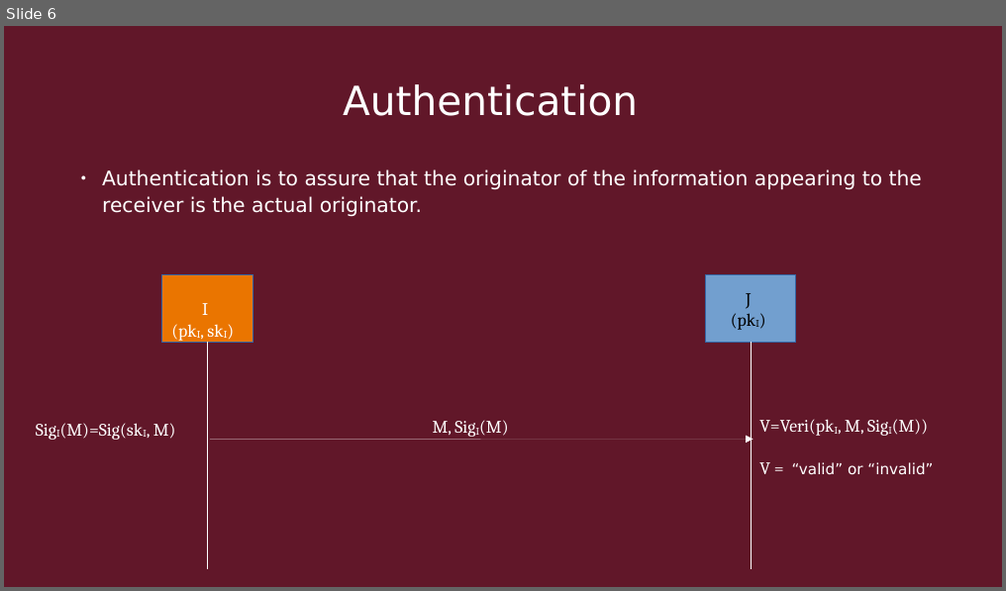
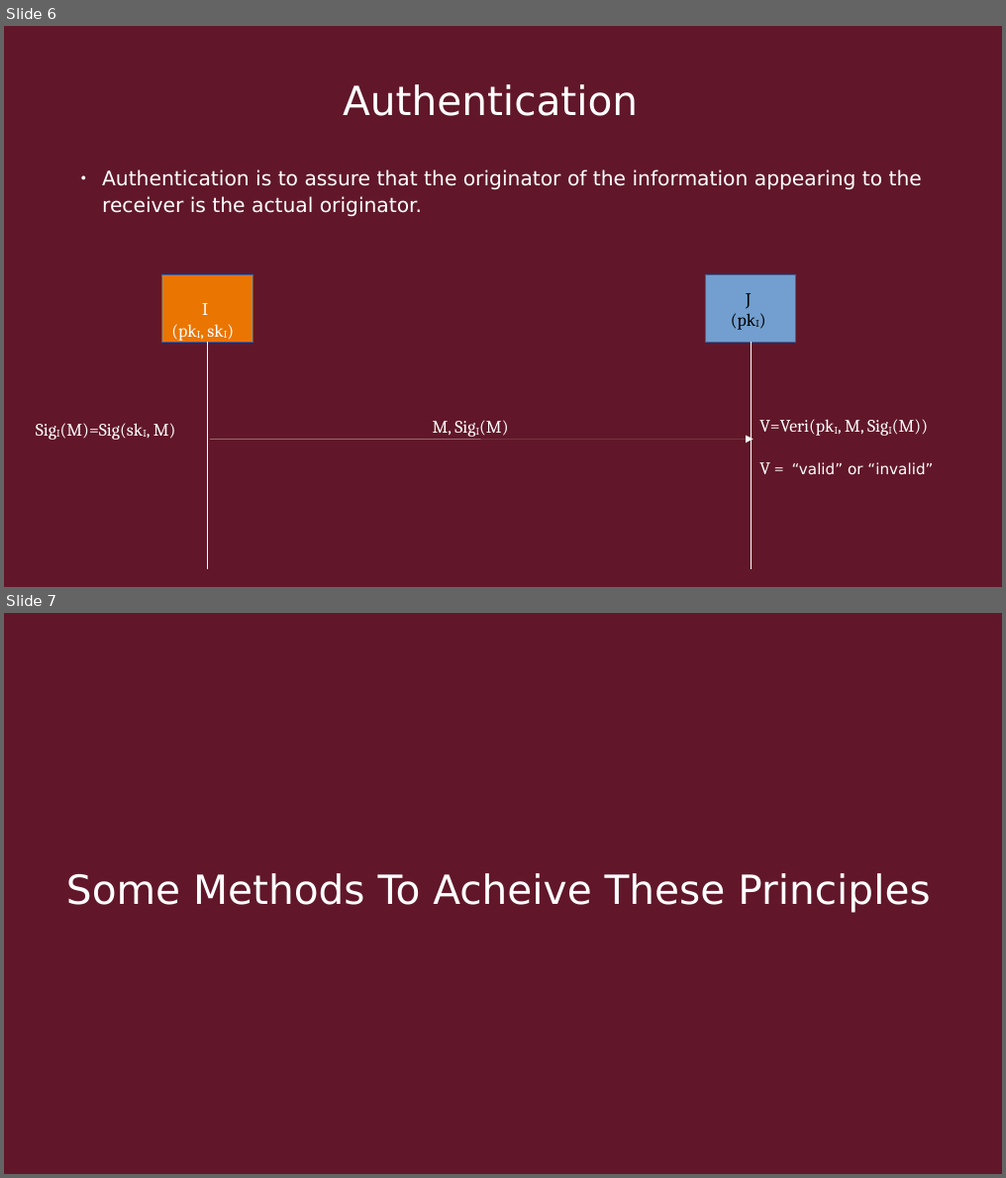
Before and after one commit to Quin-Darcy/seccom, a slide deck: presentation/cryptography_and_network_protocols.odp. Shown one above the other, each under a label of ours: slide 6 before the commit, slides 6 and 7 after it. The pictures are 1006x591 and 1006x1178 pixels, drawn with LibreOffice and Linux fonts; fonts in the diff are those of the drawing. Boxes give left, top, right and bottom in pixels: in the first picture for what was removed or moved away, otherwise in the second. Text is boxed around its words. In the diff, an @@ line names an element or a change of style, - is before the commit and + after.

```diff
--- a/presentation/cryptography_and_network_protocols.odp
+++ b/presentation/cryptography_and_network_protocols.odp
@@ slide 7 added at (x1=4, y1=613, x2=1002, y2=1174), background #611729 @@
@@ title added at (x1=66, y1=873, x2=930, y2=913), 32 pt, text #FFFFFF @@
+Some Methods To Acheive These Principles
```
Also in this commit, not shown: 3 slides changed, 11 other slides added, 1 slide removed, 4 other files.
